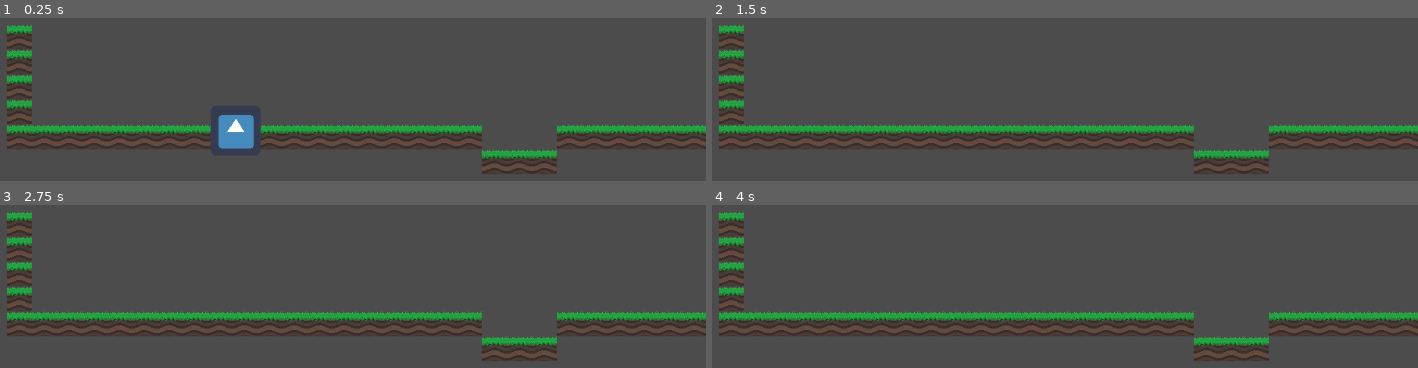
Above: before the commit, frames 1-4 (two rows, left to right).
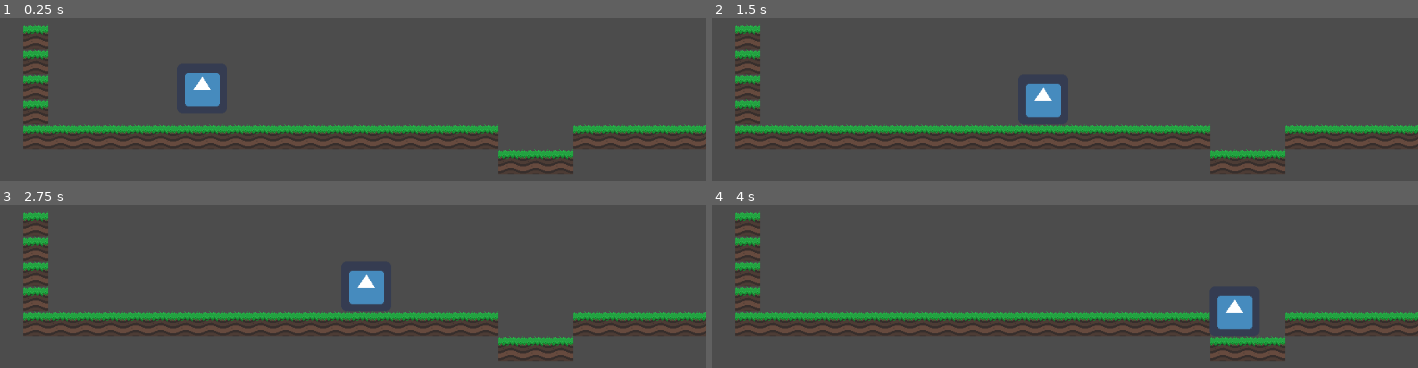
Above: after the commit, the same moments.

Repository: karlProbst/Metroidvania_Jam
Game: Godot game, scene res://Node2D.tscn
Two runs of this game, one before a commit and one after it. Both use one fixed random seed, a clock stepped at 60 frames per second and the inputs below. The engine's default icon, where the game draws it, is replaced by a stand-in: a white triangle on a blue panel in a dark square.
Inputs:
- Up to frame 1 (0.25 s): no input
- Up to frame 2 (1.5 s): hold D (Walk_Right) 0.53-1.28 s; hold A (Walk_Left) from 1.28 s (still down)
- Up to frame 3 (2.75 s): release A (Walk_Left) at 2.03 s; hold D (Walk_Right) from 2.03 s (still down)
- Up to frame 4 (4 s): release D (Walk_Right) at 3.53 s; hold A (Walk_Left) from 3.53 s (still down)

The runs differ from the first frame. In frame 1, 8.9% of the frame differs, in the area x 0-100%, y 3-96%; in frame 2, 7.9%; in frame 3, 7.9%; in frame 4, 7.9%.

Commit message:
player funcionando, hitbox circle

Diff:
--- a/Node2D.tscn
+++ b/Node2D.tscn
@@ -30,23 +30,39 @@
 } ]
 0/z_index = 0
 
-[sub_resource type="RectangleShape2D" id=3]
+[sub_resource type="CircleShape2D" id=3]
+radius = 31.0
+
+[sub_resource type="SpriteFrames" id=4]
+animations = [ {
+"frames": [ ExtResource( 2 ), null ],
+"loop": true,
+"name": "default",
+"speed": 5.0
+} ]
 
 [node name="Node2D" type="Node2D"]
+position = Vector2( 21, 0 )
 
 [node name="TileMap" type="TileMap" parent="."]
 position = Vector2( 1, 0 )
 tile_set = SubResource( 2 )
 cell_size = Vector2( 32, 32 )
+show_collision = true
 format = 1
 tile_data = PoolIntArray( 786436, 0, 0, 851972, 0, 0, 917508, 0, 0, 983044, 0, 0, 1048580, 0, 0, 1048581, 0, 0, 1048582 …(398 unchanged characters)…
 
-[node name="Player" type="KinematicBody2D" parent="."]
+[node name="Node2D" type="KinematicBody2D" parent="."]
+position = Vector2( 358, 458 )
 script = ExtResource( 4 )
+__meta__ = {
+"_edit_group_": true
+}
 
-[node name="CollisionShape2D" type="CollisionShape2D" parent="Player"]
+[node name="CollisionShape2D" type="CollisionShape2D" parent="Node2D"]
+position = Vector2( 0, -31 )
 shape = SubResource( 3 )
 
-[node name="PlayerTemplate" type="Sprite" parent="Player"]
-position = Vector2( 422, 480 )
-texture = ExtResource( 2 )
+[node name="AnimatedSprite" type="AnimatedSprite" parent="Node2D"]
+position = Vector2( 0, -32 )
+frames = SubResource( 4 )
--- a/project.godot
+++ b/project.godot
@@ -9,17 +9,17 @@
 config_version=4
 
 _global_script_classes=[ {
-"base": "Reference",
+"base": "RigidBody2D",
 "class": "Bullet",
 "language": "GDScript",
 "path": "res://enemy/PlayerStuff/bullet.gd"
 }, {
-"base": "Reference",
+"base": "RigidBody2D",
 "class": "Enemy",
 "language": "GDScript",
 "path": "res://enemy/enemy.gd"
 }, {
-"base": "Reference",
+"base": "RigidBody2D",
 "class": "Player",
 "language": "GDScript",
 "path": "res://enemy/PlayerStuff/player.gd"
Not shown: 1 places in Node2D.tscn that only renumber resources
